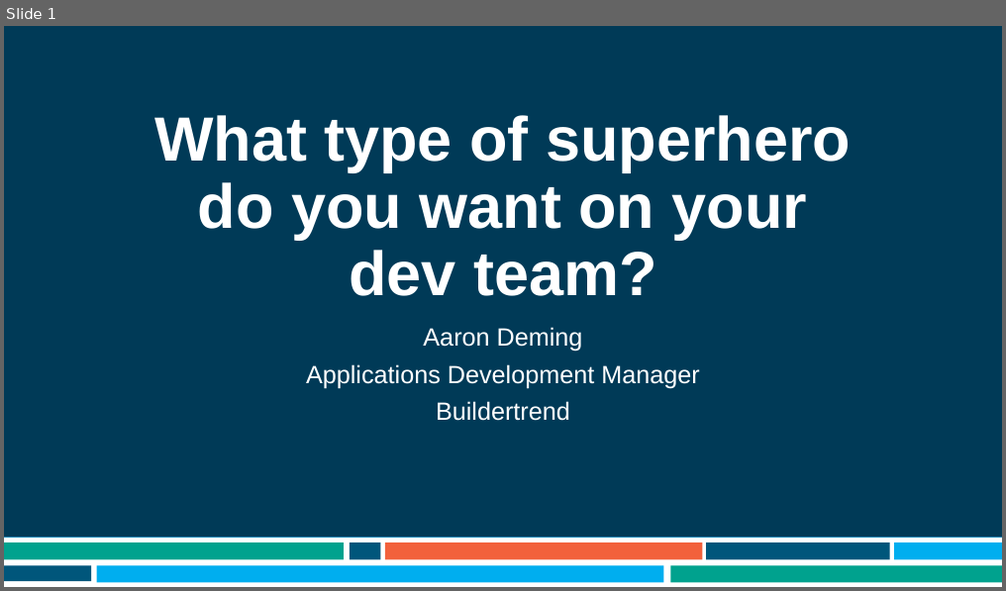
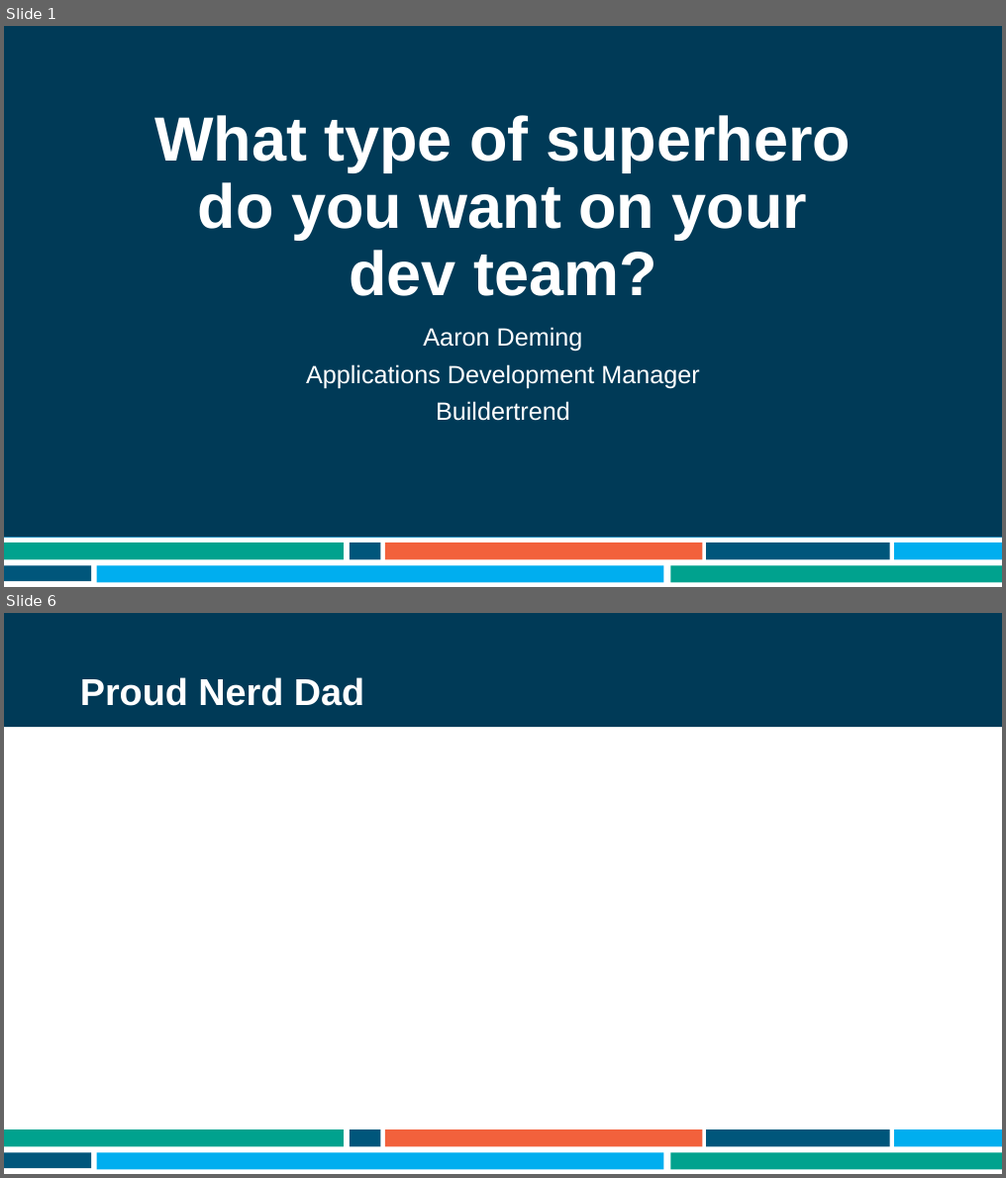
Before and after one commit to ademing/nebraska-code-2021, a slide deck: Presentation.pptx. Shown one above the other, each under a label of ours: slide 1 before the commit, slides 1 and 6 after it; the slides between them are not shown. The pictures are 1006x591 and 1006x1178 pixels, drawn with LibreOffice and Linux fonts; fonts in the diff are those of the drawing; background and template pictures are left out. Boxes give left, top, right and bottom in pixels: in the first picture for what was removed or moved away, otherwise in the second. Text is boxed around its words. In the diff, an @@ line names an element or a change of style, - is before the commit and + after.

```diff
--- a/Presentation.pptx
+++ b/Presentation.pptx
@@ slide 6 added at box(4, 613, 1002, 1174), background #FFFFFF; not listed: 9 template elements that a slide beside it also shows @@
@@ title added at box(80, 677, 364, 706), 36 pt, text #FFFFFF, bold @@
+Proud Nerd Dad
```
Also in this commit, not shown: 5 other slides added.
